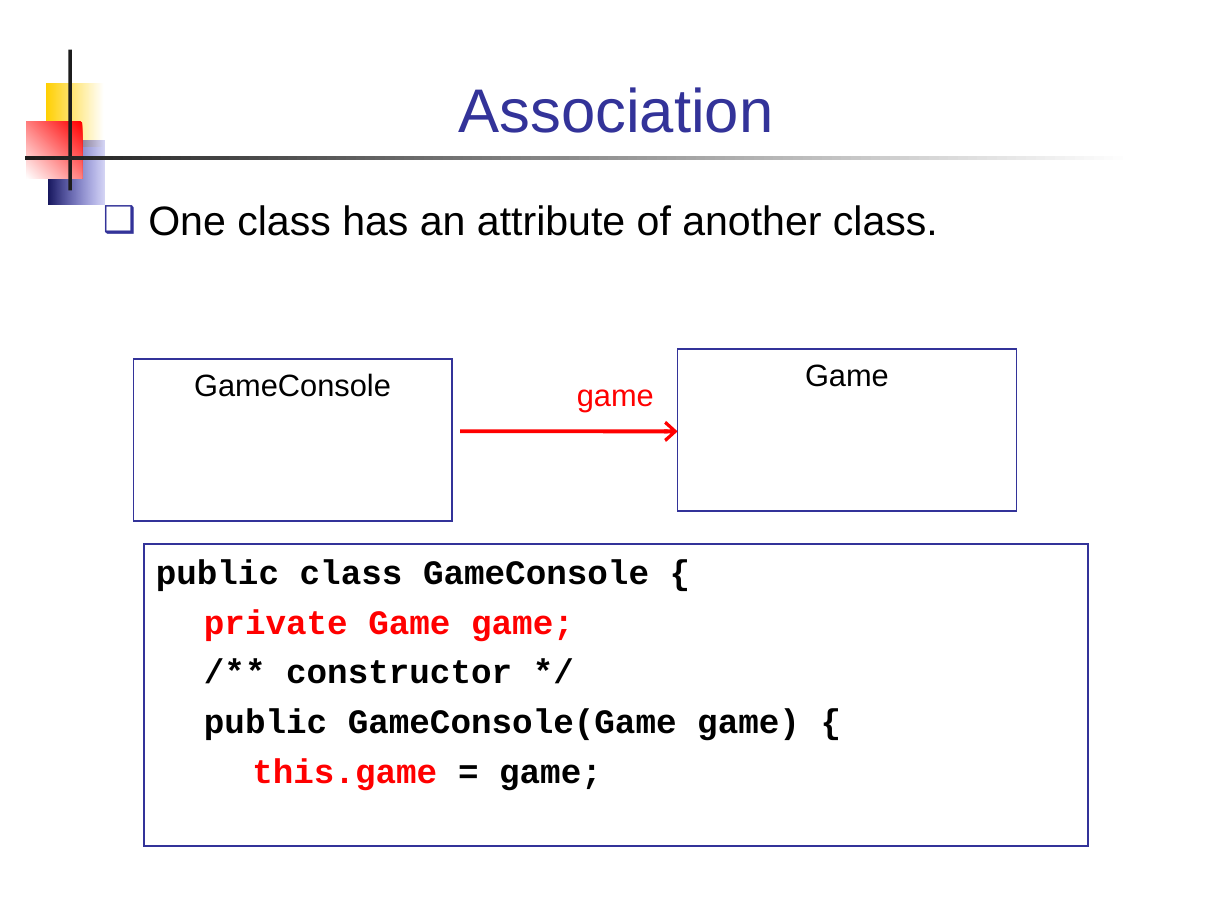
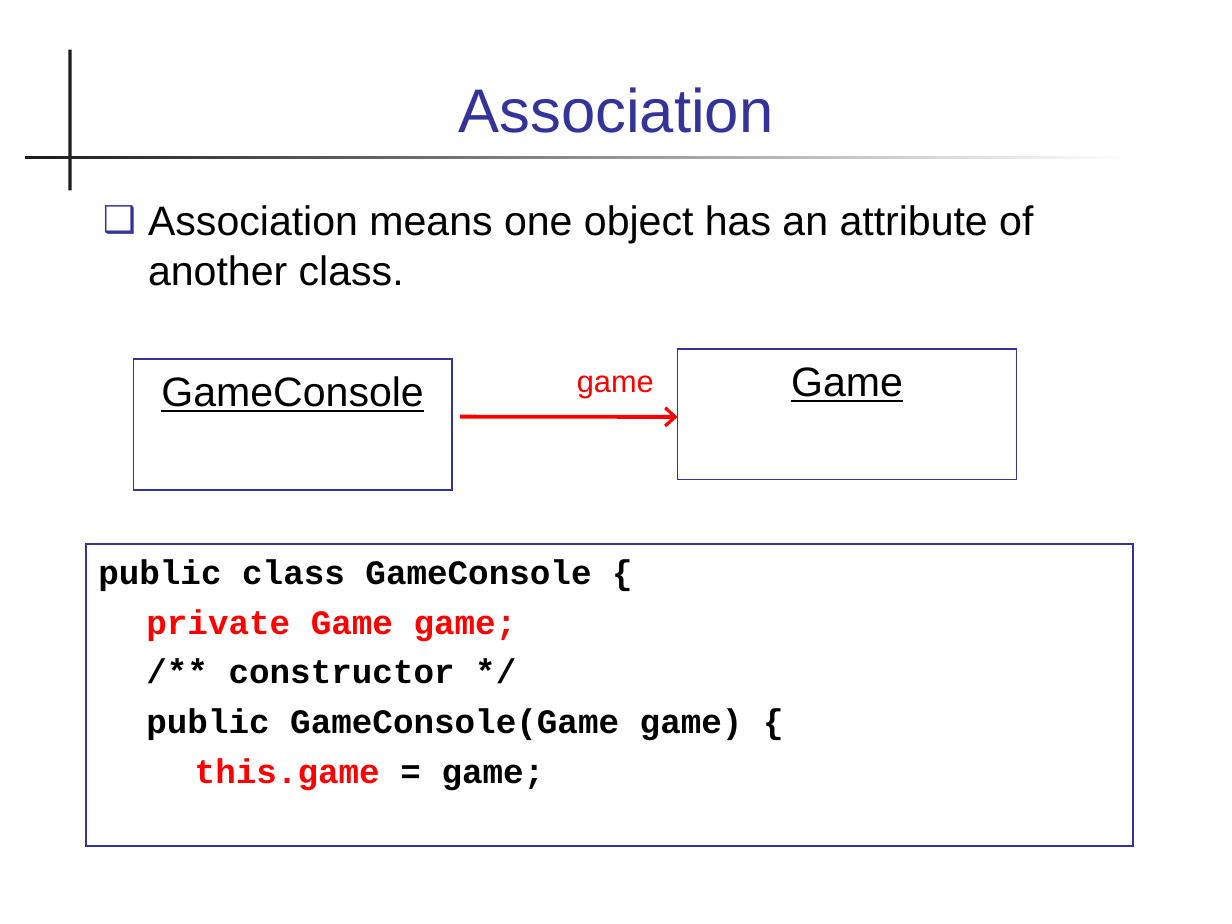
Before and after one commit to skeoop/skeoop.github.io, a slide deck: slide 5 of week2/5-UML-Class-Diagram-2.ppt (slide 3 before the commit). Drawn at 1232x924 pixels with LibreOffice and Linux fonts; fonts in the diff are those of the drawing. Boxes give left, top, right and bottom in pixels: in the first picture for what was removed or moved away, otherwise in the second. Text is boxed around its words. In the diff, an @@ line names an element or a change of style, - is before the commit and + after.

```diff
--- a/week2/5-UML-Class-Diagram-2.ppt
+++ b/week2/5-UML-Class-Diagram-2.ppt
@@ rectangle removed at <box>46,83,103,147</box> @@
@@ rectangle removed at <box>27,122,83,179</box> @@
@@ rectangle removed at <box>48,140,103,205</box> @@
@@ text at <box>148,205,1033,286</box>: text changed @@
-❑ One class has an attribute of another class.
+❑ Association means one object has an attribute of another class.
@@ text "game": place and size @@
-text "game" at <box>577,389,654,412</box>
+text "game" at <box>577,375,654,397</box>
@@ rectangle "Game": place and size @@
-rectangle "Game" at <box>678,349,1016,511</box>
+rectangle "Game" at <box>678,349,1016,479</box>
@@ rectangle "Game" at <box>678,349,1016,479</box>: size 18 to 24 pt, underline on @@
@@ rectangle "GameConsole" at <box>133,360,451,490</box>: size 18 to 24 pt, underline on @@
@@ rectangle "GameConsole": place and size @@
-rectangle "GameConsole" at <box>133,360,451,522</box>
+rectangle "GameConsole" at <box>133,360,451,490</box>
@@ arrow moved from (462, 431) - (678, 431) to (462, 416) - (678, 416) @@
@@ rectangle "public class GameConsole {": place and size @@
-rectangle "public class GameConsole {" at <box>144,545,1089,846</box>
+rectangle "public class GameConsole {" at <box>86,545,1133,846</box>
```
Also in this commit, not shown: 8 other slides changed, 16 slides added, 11 slides removed, 12 other files.
